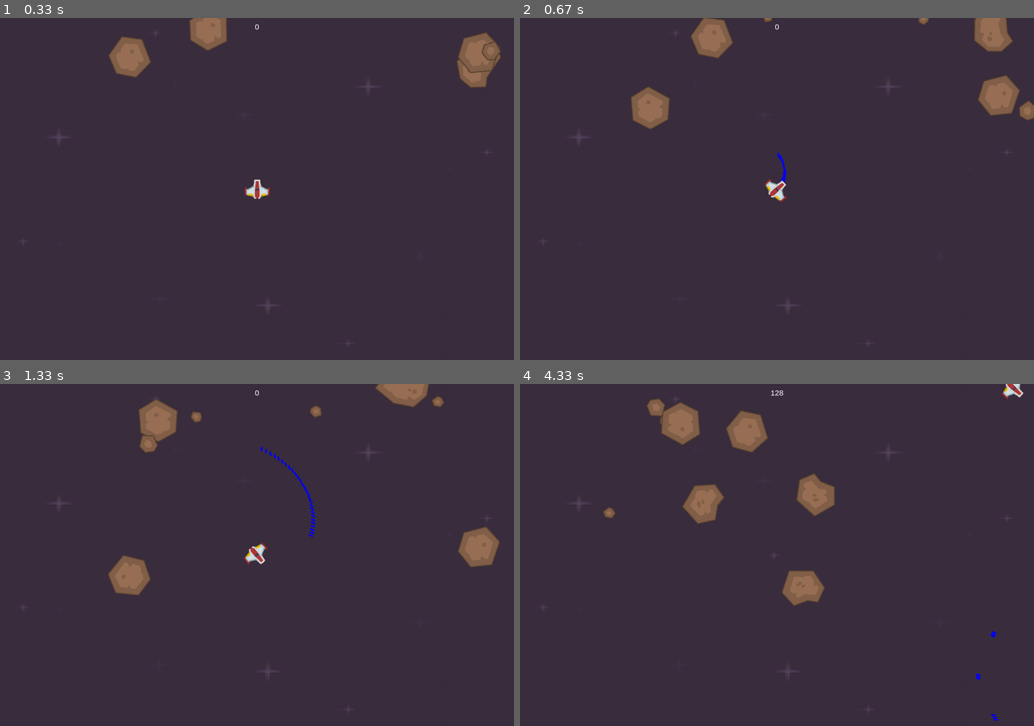
Above: before the commit, frames 1-4 (two rows, left to right).
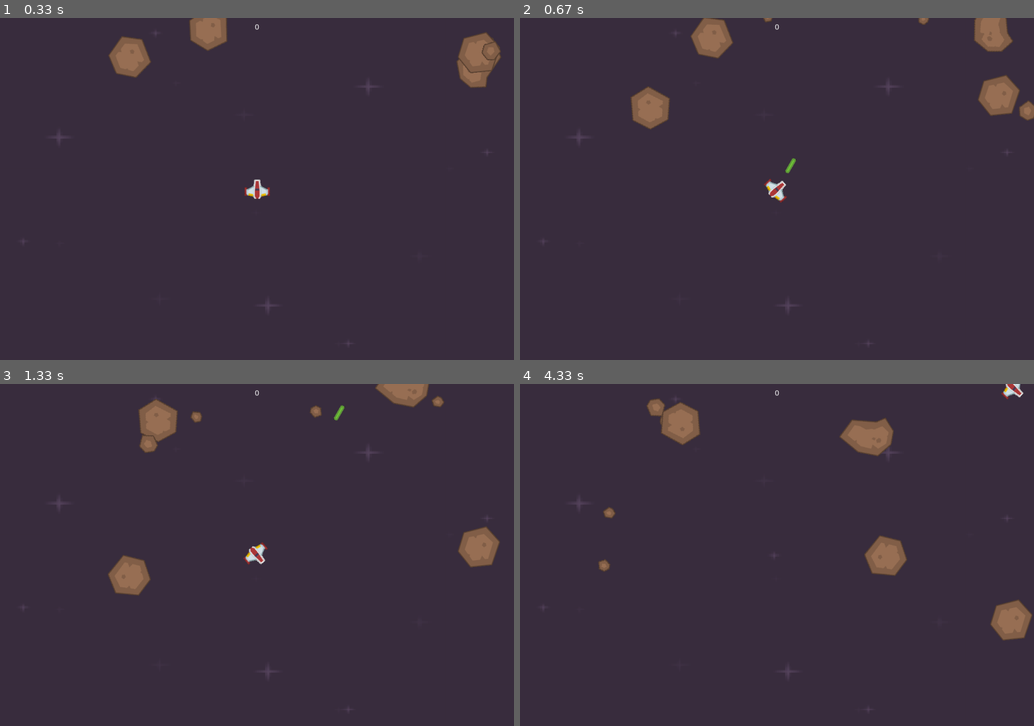
Above: after the commit, the same moments.

Repository: casol/pygame
Game: pygame game, started from YASS.py
Same seed, same stepped clock (60 frames per second), same inputs: the game is played once before the commit and once after it.
Inputs:
- Up to frame 1 (0.33 s): no input
- Up to frame 2 (0.67 s): hold Space from 0.33 s (still down); hold Right from 0.33 s (still down)
- Up to frame 3 (1.33 s): release Space at 0.8 s; release Right at 0.8 s; hold Right 0.83-1.3 s
- Up to frame 4 (4.33 s): hold Up 1.33-1.63 s; hold Right 1.67-2.13 s; hold Left 2.17-2.7 s; hold Left 2.73-3.13 s; tap Space at 3.17, 3.57, 3.97, 4.27 s; hold Up 3.5-3.87 s; hold Right from 3.9 s (still down)

Frame 1 is identical in both runs. In frame 2, less than 0.1% of the frame differs, in the area x 50-54%, y 39-49%; in frame 3, 0.2%; in frame 4, 5.0%, in the area x 15-100%, y 1-99%.

Commit message:
Fix missile offset, add missile delay and graphic
Removed wrong offset by replacing the direction argument to Missile.__init__
with a velocity parametr (with no multiplication). Added missile_delay and
graphic

Diff:
--- a/YASS.py
+++ b/YASS.py
@@ -49,6 +49,7 @@
 
 class Player(pygame.sprite.Sprite):
     """The player's ship."""
+
     def __init__(self):
         """Initialise player object."""
         # Call the parent class (Sprite constructor)
@@ -65,6 +66,8 @@
         self.angle_speed = 0
         self.angle = 0
         self.radius = 25  # setting the sprite’s radius
+        self.previous_time = pygame.time.get_ticks()
+        self.missile_delay = 500
 
     def update(self):
         """Move based on keys pressed."""
@@ -80,7 +83,13 @@
         if keys[K_UP]:
             self.vel += self.acceleration
         if keys[K_SPACE]:
-            player.shoot()
+            # delay missile
+            current_time = pygame.time.get_ticks()
+            if current_time - self.previous_time > self.missile_delay:  # subtract the time since the last tick
+                self.previous_time = current_time
+                # fire when 500 ms have passed
+                player.shoot()
+
         # max speed
         if self.vel.length() > MAX_SPEED:
             self.vel.scale_to_length(MAX_SPEED)
@@ -115,38 +124,47 @@
         surface.blit(self.image, (self.rect.x, self.rect.y))
 
     def shoot(self):
-        missile = Missile(self.rect.center, self.acceleration, self.angle)
+        # create and add the missile object to the group
+        missile = Missile(self.rect.center,
+                          self.vel + 40 * self.acceleration,
+                          player.acceleration.as_polar()[1])
         all_sprites.add(missile)
         missiles.add(missile)
 
 
 class Missile(pygame.sprite.Sprite):
-    """A missile launched by the player's ship."""
-    def __init__(self, position, direction, angle):
-        """Initialize missile sprite. Take the position,
-         direction and angle of the player.
+    """This class represents the bullet.
+     A missile launched by the player's ship.
+     """
+
+    def __init__(self, position, velocity, angle):
+        """Initialize missile sprite.
+         Take the velocity, direction and angle of the player.
          """
         pygame.sprite.Sprite.__init__(self)
-        self.image = pygame.Surface([4, 10], pygame.SRCALPHA)
-        self.image.fill(BLUE)
-        # rotate the image by the player.angle
-        self.image = pygame.transform.rotate(self.image, angle)
-        # Pass the center of the player as the center of the bullet.rect.
+        self.original_image = missile_img  # image before rotation
+        self.original_image.set_colorkey(BLACK)
+        self.image = self.original_image.copy()
+        # Rotate the image by the player.angle
+        self.image = pygame.transform.rotozoom(self.image, -angle, 1)
+        self.image.set_colorkey(BLACK)
+        # Pass the center of the player as the center of the bullet.rect
         self.rect = self.image.get_rect(center=position)
-        self.position = vec(position)  # The position vector.
-        self.velocity = direction * 21  # Multiply by desired speed.
+        self.position = vec(position)  # The position vector
+        self.velocity = velocity
 
     def update(self):
         """Move the bullet."""
-        self.position += self.velocity  # Update the position vector.
-        self.rect.center = self.position  # And the rect.
-
+        self.position += self.velocity  # Update the position vector
+        self.rect.center = self.position  # And the rect
+        # Kill when the projectile leaves the screen
         if self.rect.x < 0 or self.rect.x > WIDTH or self.rect.y < 0 or self.rect.y > HEIGHT:
             self.kill()
 
 
 class Asteroid(pygame.sprite.Sprite):
     """Asteroid object."""
+
     def __init__(self):
         """Initialize asteroid sprite."""
         pygame.sprite.Sprite.__init__(self)
@@ -164,6 +182,7 @@
         self.rot_speed = random.randrange(-3, 3)
 
     def rotate(self):
+        """Rotate an asteroid image while keeping its center."""
         self.rot = (self.rot + self.rot_speed) % 360
         new_image = pygame.transform.rotate(self.image_orig, self.rot)
         old_center = self.rect.center
@@ -181,13 +200,13 @@
             self.speedy = random.randrange(1, 8)
 
 
-
 # load all games graphic
 background = pygame.image.load(os.path.join(img_folder, 'darkPurple.png')).convert()
 background_rect = background.get_rect()
 
 background = pygame.transform.scale(background, (1200, 800))
 player_img = pygame.image.load(os.path.join(img_folder, 'playerShip1_red.png')).convert()
+missile_img = pygame.image.load(os.path.join(img_folder, 'laserGreen05.png')).convert()
 
 meteor_images = []
 meteor_list = ['meteorBrown_big1.png', 'meteorBrown_big2.png', 'meteorBrown_big3.png',
@@ -239,9 +258,8 @@
     # see if the player Sprite has collided with anything in the asteroids Group
     hits = pygame.sprite.spritecollide(player, asteroids, False, pygame.sprite.collide_circle)
     if hits:
-        pass
-        #pygame.quit()
-        #sys.exit()
+        pygame.quit()
+        sys.exit()
 
     #txt = FONT.render('angle {:.1f}'.format(player.angle), True, (150, 150, 170))
     #DISPLAY.blit(txt, (10, 10))
--- a/test_field.py
+++ /dev/null
@@ -1,110 +0,0 @@
-# Steering Behavior Examples
-# Seek & Approach
-# KidsCanCode 2016
-# Video lesson: https://youtu.be/g1jo_qsO5c4
-
-import pygame as pg
-from random import randint, uniform
-vec = pg.math.Vector2
-
-WIDTH = 800
-HEIGHT = 600
-FPS = 60
-WHITE = (255, 255, 255)
-BLACK = (0, 0, 0)
-RED = (255, 0, 0)
-GREEN = (0, 255, 0)
-BLUE = (0, 0, 255)
-YELLOW = (255, 255, 0)
-DARKGRAY = (40, 40, 40)
-
-# Mob properties
-MOB_SIZE = 32
-MAX_SPEED = 5
-MAX_FORCE = 0.1
-APPROACH_RADIUS = 120
-
-class Mob(pg.sprite.Sprite):
-    def __init__(self):
-        self.groups = all_sprites
-        pg.sprite.Sprite.__init__(self, self.groups)
-        self.image = pg.Surface((MOB_SIZE, MOB_SIZE))
-        self.image.fill(YELLOW)
-        self.rect = self.image.get_rect()
-        self.pos = vec(400, 300)
-        self.vel = vec(0, 0)
-        self.acc = vec(0, 0)
-        self.heading = vec(0, -1)
-        self.rect.center = self.pos
-        self.desired = vec(0, 0)
-
-    def seek(self, target):
-        self.desired = (target - self.pos).normalize() * MAX_SPEED
-        steer = (self.desired - self.vel)
-        if steer.length() > MAX_FORCE:
-            steer.scale_to_length(MAX_FORCE)
-        return steer
-
-    def update(self):
-        # self.follow_mouse()
-        self.acc = self.seek(pg.mouse.get_pos())
-        # equations of motion
-        keys = pg.key.get_pressed()
-        if keys[pg.K_UP]:
-            self.vel += self.acc
-        if self.vel.length() > MAX_SPEED:
-            self.vel.scale_to_length(MAX_SPEED)
-        self.pos += self.vel
-        if self.pos.x > WIDTH:
-            self.pos.x = 0
-        if self.pos.x < 0:
-            self.pos.x = WIDTH
-        if self.pos.y > HEIGHT:
-            self.pos.y = 0
-        if self.pos.y < 0:
-            self.pos.y = HEIGHT
-        self.rect.center = self.pos
-
-    def draw_vectors(self):
-        scale = 25
-        # vel
-        pg.draw.line(screen, GREEN, self.pos, (self.pos + self.vel * scale), 5)
-        # desired
-        pg.draw.line(screen, RED, self.pos, (self.pos + self.desired * scale), 5)
-        # approach radius
-        #pg.draw.circle(screen, WHITE, pg.mouse.get_pos(), APPROACH_RADIUS, 1)
-
-pg.init()
-screen = pg.display.set_mode((WIDTH, HEIGHT))
-clock = pg.time.Clock()
-
-all_sprites = pg.sprite.Group()
-Mob()
-paused = False
-show_vectors = True
-running = True
-while running:
-    clock.tick(FPS)
-    for event in pg.event.get():
-        if event.type == pg.QUIT:
-            running = False
-        if event.type == pg.KEYDOWN:
-            if event.key == pg.K_ESCAPE:
-                running = False
-            if event.key == pg.K_SPACE:
-                paused = not paused
-            if event.key == pg.K_v:
-                show_vectors = not show_vectors
-            if event.key == pg.K_m:
-                Mob()
-
-    if not paused:
-        all_sprites.update()
-    pg.display.set_caption("{:.2f}".format(clock.get_fps()))
-    screen.fill(DARKGRAY)
-    print('mouse', pg.mouse.get_pos(), )
-    all_sprites.draw(screen)
-    if show_vectors:
-        for sprite in all_sprites:
-            sprite.draw_vectors()
-    pg.display.flip()
--- a/vectors_2.py
+++ b/vectors_2.py
@@ -1,8 +1,6 @@
 import sys
 import pygame
 from pygame.locals import *
-
-
 vec = pygame.math.Vector2
 
 pygame.init()
@@ -13,6 +11,7 @@
 DISPLAY = pygame.display.set_mode((WIDTH, HEIGHT))
 BLACK = (0, 0, 0)
 BLUE = (0, 0, 255)
+previous_time = pygame.time.get_ticks()
 
 MAX_SPEED = 7
 
@@ -32,6 +31,7 @@
         self.acceleration = vec(0, -0.2)  # The acceleration vec points upwards.
         self.angle_speed = 0
         self.angle = 0
+        self.previous_time = pygame.time.get_ticks()  # Store the previous time when a bullet was fired
 
     def update(self):
         """Update the player's position."""
@@ -42,14 +42,18 @@
         if keys[K_RIGHT]:
             self.angle_speed = 2
             player.rotate()
-        # If up or down is pressed, accelerate the ship by
+        # If up is pressed, accelerate the ship by
         # adding the acceleration to the velocity vector.
         if keys[K_UP]:
             self.vel += self.acceleration
-        if keys[K_DOWN]:
-            self.vel -= self.acceleration
         if keys[K_SPACE]:
-            player.shoot()
+            # delay missile
+            current_time = pygame.time.get_ticks()
+            if current_time - self.previous_time > 500:  # subtract the time since the last tick
+                self.previous_time = current_time
+                # fire when 500 ms have passed
+                player.shoot()
+
         # max speed
         if self.vel.length() > MAX_SPEED:
             self.vel.scale_to_length(MAX_SPEED)
@@ -58,7 +62,7 @@
         self.rect.center = self.position
 
     def rotate(self):
-        # Rotate the acceleration vector.
+        # rotate the acceleration vector
         self.acceleration.rotate_ip(self.angle_speed)
         self.angle += self.angle_speed
         if self.angle > 360:
@@ -80,31 +84,33 @@
             self.position.y = 0
 
     def shoot(self):
-        missile = Missile(self.rect.center, self.acceleration, player.acceleration.as_polar()[1])
+        # create and add missile object to the group
+        missile = Missile(self.rect.center,
+                          self.vel + 40 * self.acceleration,  # new value here!
+                          player.acceleration.as_polar()[1])
         all_sprites.add(missile)
         missiles.add(missile)
+        print(missile.velocity)
 
 
 class Missile(pygame.sprite.Sprite):
     """This class represents the bullet.
-
      A missile launched by the player's ship.
      """
 
-    def __init__(self, position, direction, angle):
+    def __init__(self, position, velocity, angle):
         """Initialize missile sprite.
-
          Take the position, direction and angle of the player.
          """
         pygame.sprite.Sprite.__init__(self)
         self.image = pygame.Surface([4, 10], pygame.SRCALPHA)
         self.image.fill(BLUE)
-        # Rotate the image by the player.angle (negative since y-axis is flipped).
-        self.image = pygame.transform.rotozoom(self.image, angle, 1)
+        # Rotate the image by the player.angle
+        self.image = pygame.transform.rotozoom(self.image, -angle, 1)
         # Pass the center of the player as the center of the bullet.rect.
         self.rect = self.image.get_rect(center=position)
         self.position = vec(position)  # The position vector.
-        self.velocity = direction * 50  # Multiply by desired speed.
+        self.velocity = velocity
 
     def update(self):
         """Move the bullet."""
Binary file added: img/laserGreen05.png
